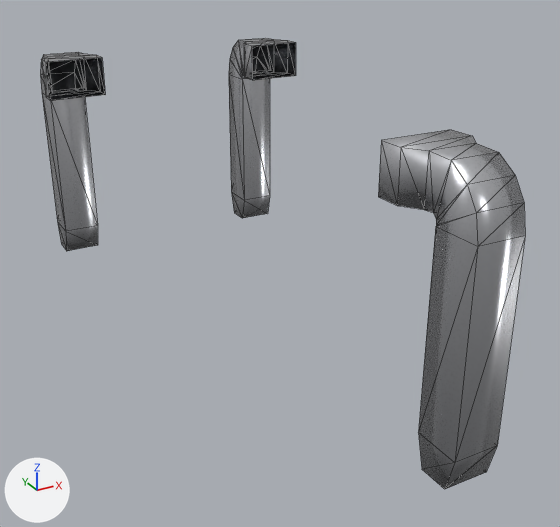
The glTF model hosts/greeter/bao-3d-legs-b.glb as it was, and as the next commit left it.
One viewpoint serves both versions: a camera (50 mm lens) standing at (-3.38, -7.72, 1.88) and looking at (0.71, -0.29, -1.83). Every picture has the same lights, and +X, +Y and +Z are marked at lower left. The older version comes first. Mesh edges are drawn as thin lines.

The older version as bpy lines, for what is in view:
```python
me_cube_017 = bpy.data.meshes.new('Cube.017')
me_cube_017.from_pydata(...)  # 108 vertices, 198 faces; spans x -1.11..2.59, y -3.73..3.73, z -2.66..0.25
me_cube_017.materials.append(mat_cube_006_mat_001)  # light grey #d1d3d7
ob_cube_006_baked_001 = bpy.data.objects.new('Cube.006-baked.001', me_cube_017)
ob_cube_006_baked_001.location = (0.0, 0.0, 0.0)
```
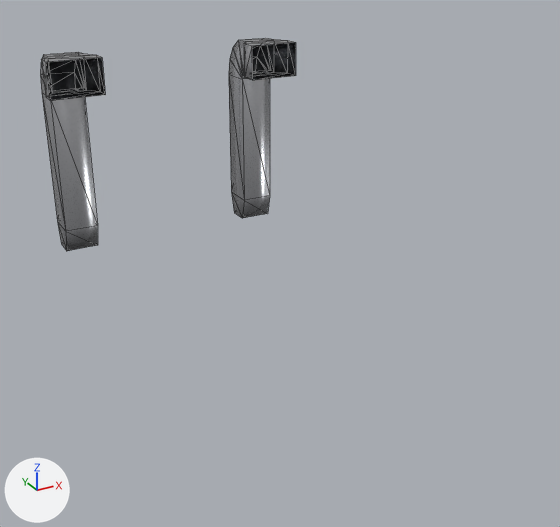
Where the change shows, as pixel boxes (x1, y1, x2, y2) in the pictures (560 x 527 px):
'Cube.006-baked.001', reshaped (47% narrower, 53% shorter): before (40, 38, 525, 489); after (40, 38, 296, 251)
part 1 of me_cube_017, deleted: before (378, 129, 525, 489)

What changed in the scene script:
```text
Change me_cube_017:
    used by ob_cube_006_baked_001; location = (0.0, 0.0, 0.0)
    remove me_cube_017.from_pydata(...)  # 108 vertices, 198 faces; spans x -1.11..2.59, y -3.73..3.73, z -2.66..0.25
    add me_cube_017.from_pydata(...)  # 72 vertices, 132 faces; spans x -1.11..2.59, y 2.63..3.73, z -2.66..0.25
    me_cube_017 part 1: the loose piece of 36 vertices spanning x 0.37..1.12, y -3.73..-2.63, z -2.66..0.25 is deleted
```
